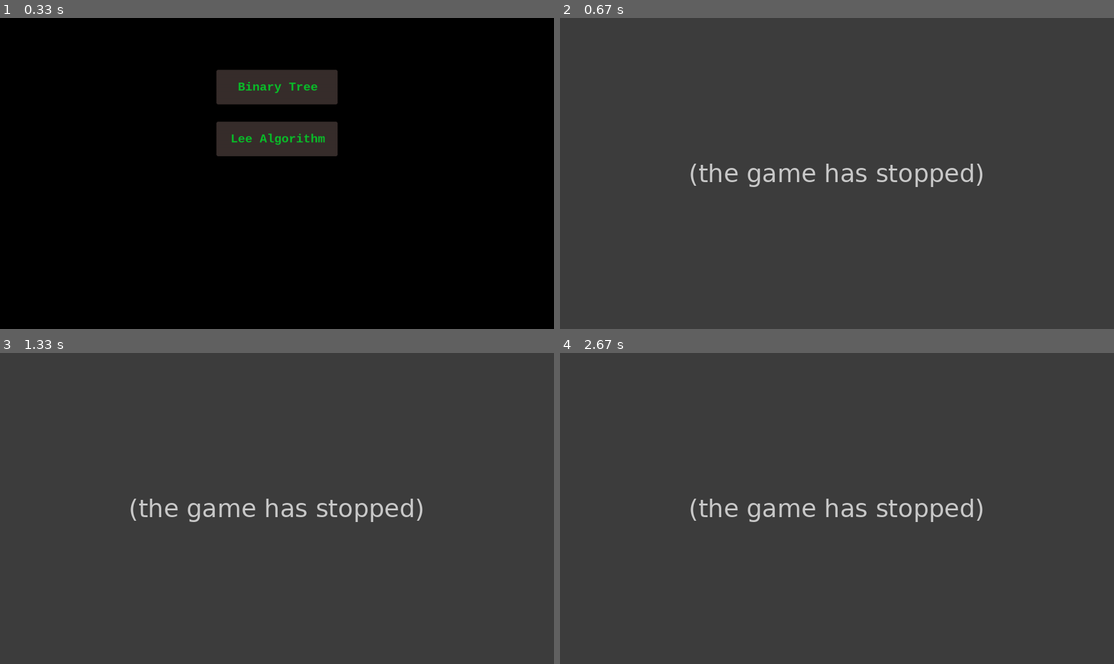
Above: before the commit, frames 1-4 (two rows, left to right).
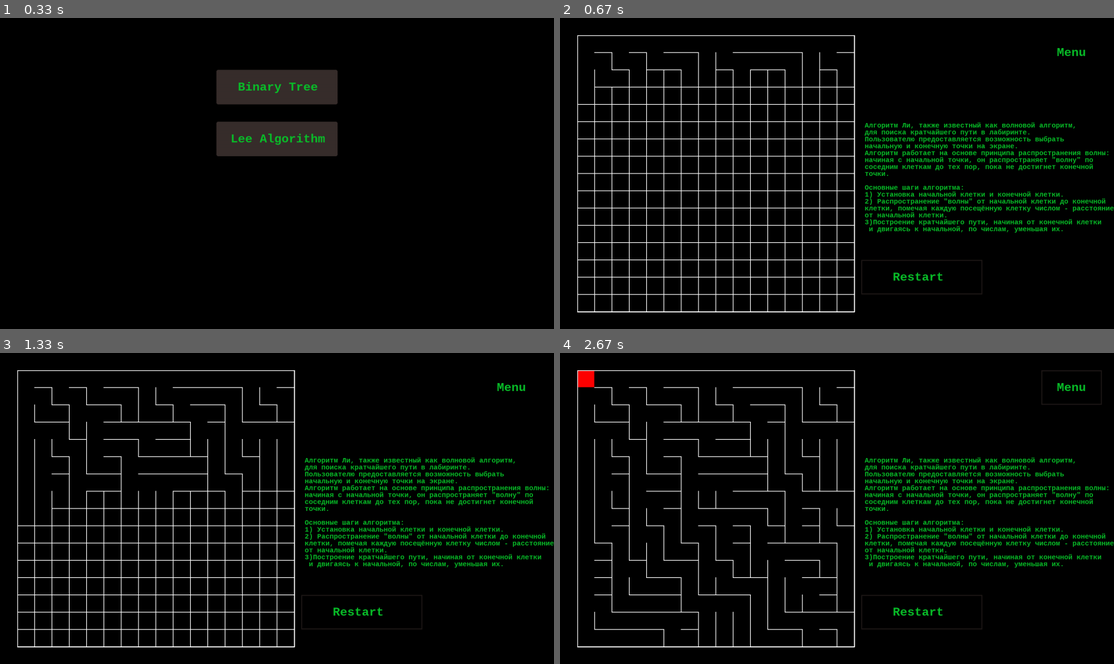
Above: after the commit, the same moments.

Repository: 7malahit7/Top
Game: pygame game, started from project_maze/project_maze.py
Same seed, same stepped clock (60 frames per second), same inputs: the game is played once before the commit and once after it.
Inputs:
- Up to frame 1 (0.33 s): no input
- Up to frame 2 (0.67 s): click "Lee Algorithm" at 0.38 s
- Up to frame 3 (1.33 s): hold Up from 1.22 s (still down)
- Up to frame 4 (2.67 s): release Up at 1.68 s; hold Left from 2.27 s (still down)

Frame 1 is identical in both runs. In frame 2, 99% of the frame differs, in the area x 0-100%, y 0-100%; in frame 3, 99%; in frame 4, 99%.
Error before the commit: NameError: name 'btn_regenerate_x' is not defined (handler.py line 375); the game stopped at 0.38 s (later frames are placeholders)

Commit message:
Update globals_vars.py

Diff:
--- a/project_maze/globals_vars.py
+++ b/project_maze/globals_vars.py
@@ -17,3 +17,9 @@
 font2 = pygame.font.SysFont("Courier New",50,bold=True)
 color1 = (31, 25, 24)
 color2 = (56, 46, 44)
+btn_regenerate_x = 16 * 50 + 70
+btn_regenerate_y = 14 * 50
+btn_menu_x = btn_regenerate_x + Button_Size_W + 170
+btn_menu_y = 50
+btn_menu_width = Button_Size_W // 2
+menu_btn_text = font.render("Menu", True, TEXT_COLOR)
